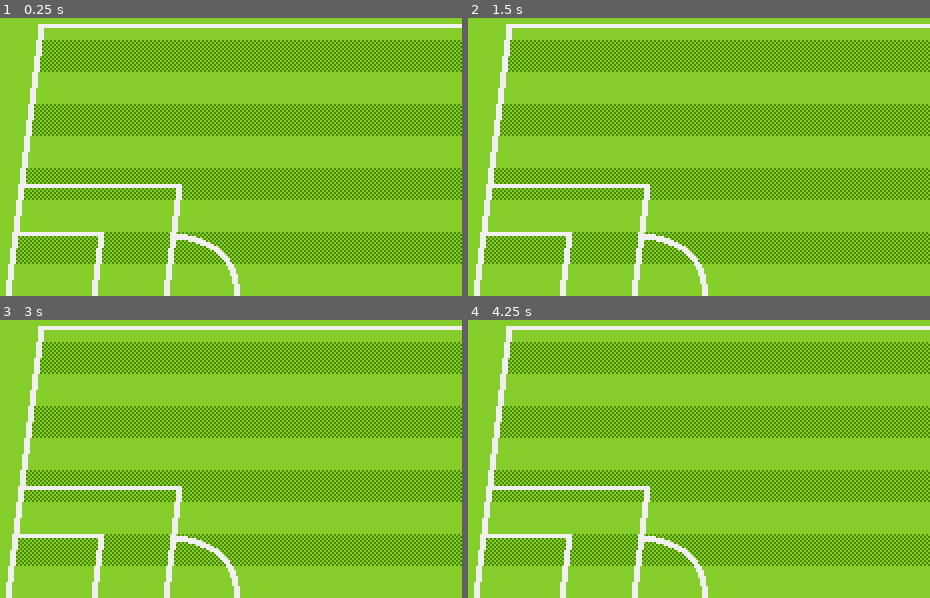
Above: before the commit, frames 1-4 (two rows, left to right).
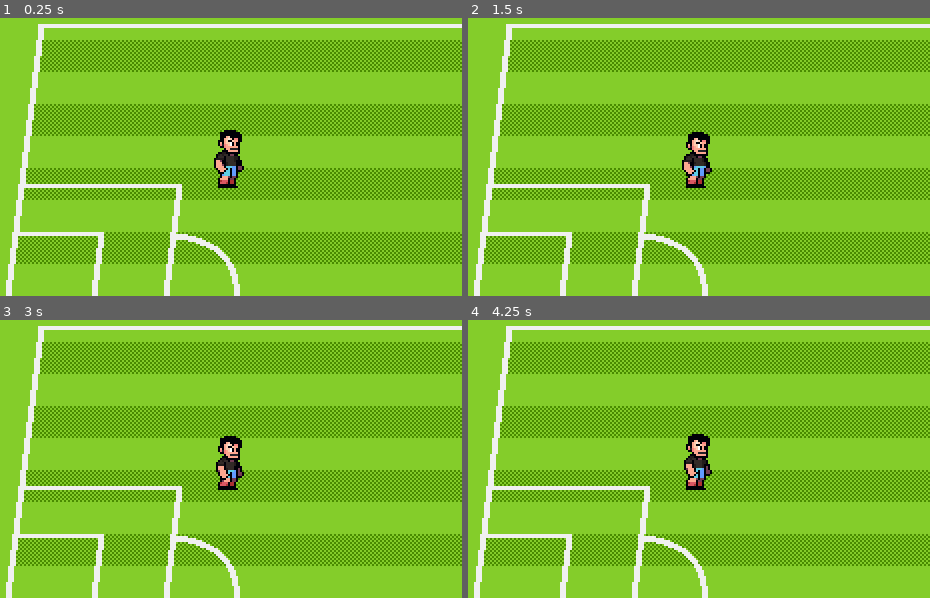
Above: after the commit, the same moments.

Repository: TechAoba/soccer-game
Game: Godot game, scene res://scenes/world.tscn
Same seed, same stepped clock (60 frames per second), same inputs: the game is played once before the commit and once after it.
Inputs:
- Up to frame 1 (0.25 s): no input
- Up to frame 2 (1.5 s): tap Enter at 1.25 s
- Up to frame 3 (3 s): tap Space at 2.75 s
- Up to frame 4 (4.25 s): no input

The runs differ from the first frame. In frame 1, 1.0% of the frame differs, in the area x 46-53%, y 40-62%; in frame 2, 0.9%; in frame 3, 0.9%; in frame 4, 0.9%.

Commit message:
add static player with idle animation

Diff:
--- /dev/null
+++ b/scenes/characters/player.tscn
@@ -0,0 +1,66 @@
+[gd_scene load_steps=6 format=3 uid="uid://b6bluyy5ydxtf"]
+
+[ext_resource type="Texture2D" uid="uid://cf3ybocgo0ptw" path="res://assets/art/characters/soccer-player.png" id="1_rp718"]
+
+[sub_resource type="Animation" id="Animation_yewv4"]
+resource_name = "idle"
+length = 0.6
+loop_mode = 1
+step = 0.15
+tracks/0/type = "value"
+tracks/0/imported = false
+tracks/0/enabled = true
+tracks/0/path = NodePath("PlayerSprite:frame")
+tracks/0/interp = 1
+tracks/0/loop_wrap = true
+tracks/0/keys = {
+"times": PackedFloat32Array(0, 0.15, 0.3, 0.45),
+"transitions": PackedFloat32Array(1, 1, 1, 1),
+"update": 1,
+"values": [0, 1, 2, 3]
+}
+
+[sub_resource type="Animation" id="Animation_76oj4"]
+length = 0.001
+tracks/0/type = "value"
+tracks/0/imported = false
+tracks/0/enabled = true
+tracks/0/path = NodePath("PlayerSprite:frame")
+tracks/0/interp = 1
+tracks/0/loop_wrap = true
+tracks/0/keys = {
+"times": PackedFloat32Array(0),
+"transitions": PackedFloat32Array(1),
+"update": 1,
+"values": [0]
+}
+
+[sub_resource type="AnimationLibrary" id="AnimationLibrary_dyp2m"]
+_data = {
+&"RESET": SubResource("Animation_76oj4"),
+&"idle": SubResource("Animation_yewv4")
+}
+
+[sub_resource type="CapsuleShape2D" id="CapsuleShape2D_atpat"]
+radius = 4.0
+height = 18.0
+
+[node name="Player" type="CharacterBody2D"]
+
+[node name="PlayerSprite" type="Sprite2D" parent="."]
+texture = ExtResource("1_rp718")
+centered = false
+offset = Vector2(-16, -32)
+hframes = 6
+vframes = 13
+
+[node name="AnimationPlayer" type="AnimationPlayer" parent="."]
+libraries = {
+&"": SubResource("AnimationLibrary_dyp2m")
+}
+autoplay = "idle"
+
+[node name="CollisionShape2D" type="CollisionShape2D" parent="."]
+position = Vector2(0, -3)
+rotation = 1.5708
+shape = SubResource("CapsuleShape2D_atpat")
--- a/scenes/world.tscn
+++ b/scenes/world.tscn
@@ -1,8 +1,9 @@
-[gd_scene load_steps=4 format=3 uid="uid://bwf58ysvvqswm"]
+[gd_scene load_steps=5 format=3 uid="uid://bwf58ysvvqswm"]
 
 [ext_resource type="Texture2D" uid="uid://btdl2aq0ww2rl" path="res://assets/art/backgrounds/pitch-background.png" id="1_4wyf3"]
 [ext_resource type="Texture2D" uid="uid://bgv7ps3okyapy" path="res://assets/art/backgrounds/pitch-pattern.png" id="2_k0juu"]
 [ext_resource type="Texture2D" uid="uid://dt5jw1q00cof5" path="res://assets/art/backgrounds/pitch-lines.png" id="3_71j4m"]
+[ext_resource type="PackedScene" uid="uid://b6bluyy5ydxtf" path="res://scenes/characters/player.tscn" id="4_k0juu"]
 
 [node name="World" type="Node2D"]
 
@@ -22,3 +23,6 @@
 modulate = Color(0.941176, 0.941176, 0.941176, 1)
 texture = ExtResource("3_71j4m")
 centered = false
+
+[node name="Player" parent="." instance=ExtResource("4_k0juu")]
+position = Vector2(164, 126)
